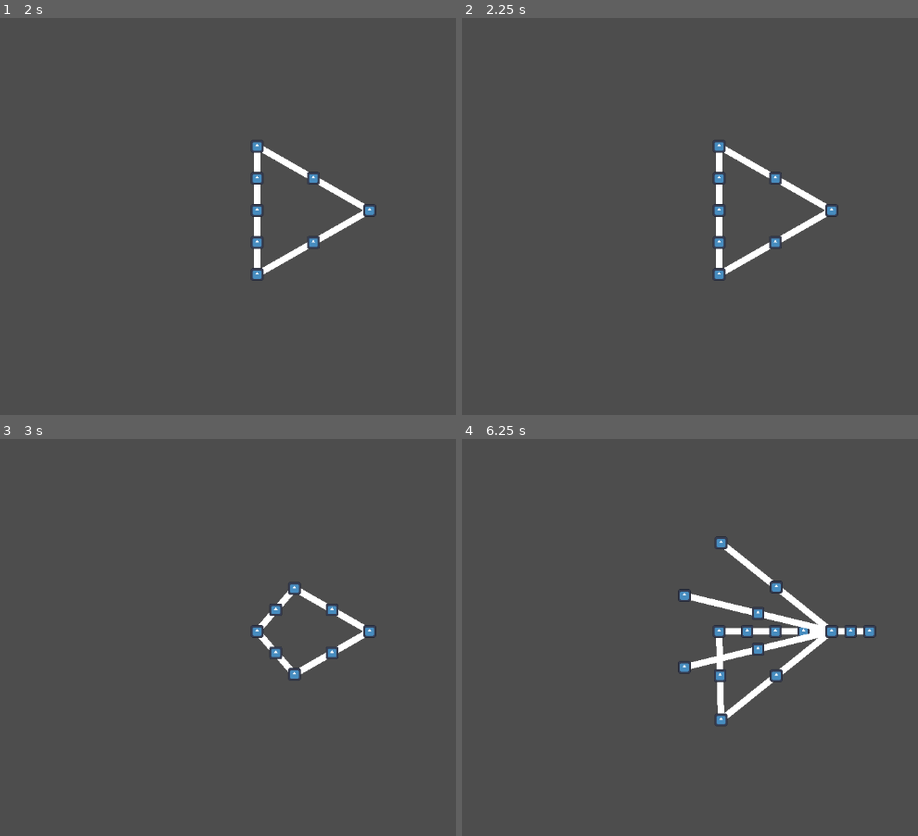
Above: before the commit, frames 1-4 (two rows, left to right).
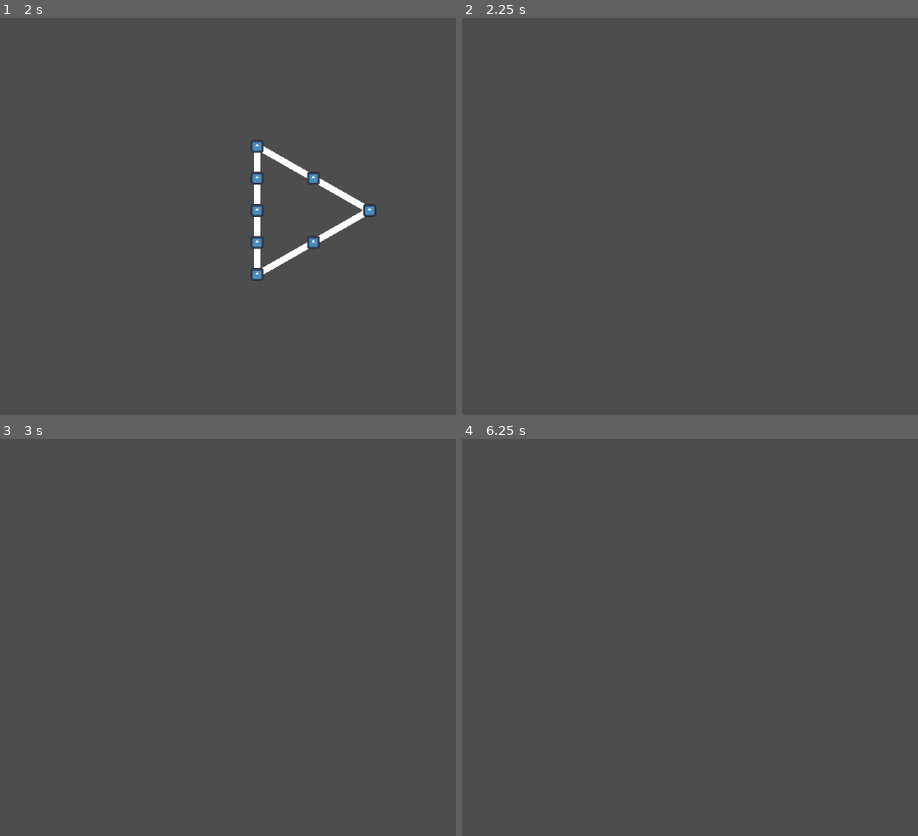
Above: after the commit, the same moments.

Repository: blondeman/ShipbuildingDesertRPG
Game: Godot game, scene res://scenes/main.tscn
Two runs of this game, one before a commit and one after it. Both use one fixed random seed, a clock stepped at 60 frames per second and the inputs below. The engine's default icon, where the game draws it, is replaced by a stand-in: a white triangle on a blue panel in a dark square.
Inputs (mouse positions are in pixels of both pictures, inside the frame that each line leads up to):
- Up to frame 1 (2 s): tap Enter at 0.5 s; drag from (127, 208) to (369, 208) at 0.52 s; tap Space at 1.25 s; drag from (387, 208) to (255, 276) at 1.27 s
- Up to frame 2 (2.25 s): tap Enter at 2 s; hold Y (test2, bound only after the commit) from 2.03 s (still down); click (717, 276) at 2.17 s
- Up to frame 3 (3 s): right-click (255, 697) at 2.3 s; release Y (test2, bound only after the commit) at 2.75 s; tap Space at 2.75 s; drag from (255, 566) to (369, 629) at 2.77 s
- Up to frame 4 (6.25 s): tap Enter at 3.5 s; drag from (831, 629) to (867, 645) at 3.52 s; tap Space at 4.25 s; drag from (776, 629) to (721, 542) at 4.27 s; move the mouse to (831, 629) at 5.02 s; hold Y (test2, bound only after the commit) 5.03-5.75 s; click (831, 629) at 5.17 s; tap T (test, bound only after the commit) at 5.3 s; drag from (831, 629) to (685, 669) at 5.77 s

Frame 1 is identical in both runs. In frame 2, 1.6% of the frame differs, in the area x 55-83%, y 30-67%; in frame 3, 1.2%; in frame 4, 3.3%, in the area x 47-91%, y 24-73%.
Error after the commit: Attempt to call function 'get_as_text' in base 'null instance' on a null instance. (res://scripts/test/ShipBuilder.gd:244)

Commit message:
saving and loading
implemented saving and loading of builds. stopped a bug from happening involving overlapping opposite nodes but did not fix.

Diff:
--- a/ShipbuildingDesertRPG/project.godot
+++ b/ShipbuildingDesertRPG/project.godot
@@ -31,3 +31,13 @@
 "events": [Object(InputEventMouseButton,"resource_local_to_scene":false,"resource_name":"","device":-1,"window_id":0,"a …(236 unchanged characters)…
 ]
 }
+test={
+"deadzone": 0.5,
+"events": [Object(InputEventKey,"resource_local_to_scene":false,"resource_name":"","device":-1,"window_id":0,"alt_pressed":false,"shift_pressed":false,"ctrl_pressed":false,"meta_pressed":false,"pressed":false,"keycode":0,"physical_keycode":84,"key_label":0,"unicode":116,"echo":false,"script":null)
+]
+}
+test2={
+"deadzone": 0.5,
+"events": [Object(InputEventKey,"resource_local_to_scene":false,"resource_name":"","device":-1,"window_id":0,"alt_pressed":false,"shift_pressed":false,"ctrl_pressed":false,"meta_pressed":false,"pressed":false,"keycode":0,"physical_keycode":89,"key_label":0,"unicode":121,"echo":false,"script":null)
+]
+}
--- a/ShipbuildingDesertRPG/scripts/test/ShipBuilder.gd
+++ b/ShipbuildingDesertRPG/scripts/test/ShipBuilder.gd
@@ -9,20 +9,22 @@
 var shipNodes: Array = Array() #[front, end, node1 top, node1 bot, node2 top, node2 bot, ...]
 var shipEdges: Array = Array() #[edgeA, edgeB, ...]
 
+@export var middleWidth: int = 30
+
 func _ready():
-	AddFrontBackNodes()
+	AddFrontBackNodes(200, 600)
 	AddNode(Vector2(400, GetMiddle()+100))
 	AddEdge(shipNodes[0], shipNodes[2])
 	AddEdge(shipNodes[2], shipNodes[1])
 
-func AddFrontBackNodes():
+func AddFrontBackNodes(frontPos: int, backPos: int):
 	var front = shipNodeScene.instantiate()
-	front.position = Vector2(200,GetMiddle())
+	front.position = Vector2(frontPos,GetMiddle())
 	front.shipBuilder = self
 	front.isMiddle = true
 	add_child(front)
 	var back = shipNodeScene.instantiate()
-	back.position = Vector2(600,GetMiddle())
+	back.position = Vector2(backPos,GetMiddle())
 	back.shipBuilder = self
 	back.isMiddle = true
 	add_child(back)
@@ -31,6 +33,10 @@
 func _input(event):
 	if event.is_action_released("ship_drag") && selectedNode != null:
 		ReleaseNode()
+	if event.is_action_pressed("test"):
+		SaveBuild()
+	if event.is_action_pressed("test2"):
+		LoadBuild()
 
 func _process(delta):
 	if selectedNode != null:
@@ -38,10 +44,11 @@
 			selectedNode.position = ClampNodeMiddle(get_global_mouse_position())
 			UpdateNodeEdgesSimple(selectedNode)
 		else:
-			selectedNode.position = ClampNode(get_global_mouse_position())
-			GetOppositeNode(selectedNode).position = GetOppositePoint(ClampNode(get_global_mouse_position()))
+			var oppositeNode = GetOppositeNode(selectedNode)
+			selectedNode.position = ClampNodeSide(selectedNode, get_global_mouse_position())
+			oppositeNode.position = ClampNodeSide(oppositeNode, GetOppositePoint(get_global_mouse_position()))
 			UpdateNodeEdgesSimple(selectedNode)
-			UpdateNodeEdgesSimple(GetOppositeNode(selectedNode))
+			UpdateNodeEdgesSimple(oppositeNode)
 
 #EDGE FUNCTIONS
 
@@ -107,6 +114,8 @@
 	var nodeB = null
 	var edgeB = null
 
+	var oldEdge = null
+
 	for edge in shipEdges:
 		if edge.nodeB == node:
 			edgeA = edge
@@ -114,7 +123,7 @@
 		if edge.nodeA == node:
 			nodeA = edge.nodeB
 			nodeB = GetOppositeEdge(edge).nodeB
-			DeleteEdge(edge)
+			oldEdge = edge
 
 	edgeA.nodeB = nodeA
 	edgeB.nodeB = nodeB
@@ -127,6 +136,8 @@
 
 	edgeA.UpdateCollision()
 	edgeB.UpdateCollision()
+
+	DeleteEdge(oldEdge)
 
 func ReleaseNode():
 	if(selectedNode.isMiddle):
@@ -167,12 +178,22 @@
 	var h = $CollisionShape2D.shape.size.y/2
 	return Vector2(clamp(pos.x, x - w, x + w), clamp(pos.y, y - h, y + h))
 
+func ClampNodeSide(node: ShipNode, pos: Vector2) -> Vector2:
+	var x = $CollisionShape2D.position.x
+	var y = $CollisionShape2D.position.y
+	var w = $CollisionShape2D.shape.size.x/2
+	var h = $CollisionShape2D.shape.size.y/2
+
+	if IsNodeTop(node):
+		return Vector2(clamp(pos.x, x - w, x + w), clamp(pos.y, y + middleWidth, y + h))
+	else:
+		return Vector2(clamp(pos.x, x - w, x + w), clamp(pos.y, y - h, y - middleWidth))
+
 func ClampNodeMiddle(pos: Vector2) -> Vector2:
 	var x = $CollisionShape2D.position.x
 	var y = $CollisionShape2D.position.y
 	var w = $CollisionShape2D.shape.size.x/2
-	var h = 0
-	return Vector2(clamp(pos.x, x - w, x + w), clamp(pos.y, y - h, y + h))
+	return Vector2(clamp(pos.x, x - w, x + w), y)
 
 func GetMiddle() -> int:
 	return $CollisionShape2D.position.y
@@ -187,3 +208,60 @@
 		return shipNodes[pos+1]
 	else:
 		return shipNodes[pos-1]
+
+func IsNodeTop(node: ShipNode) -> bool:
+	return shipNodes.find(node)%2==0
+
+func IsEdgeTop(edge: ShipEdge) -> bool:
+	if !edge.nodeA.isMiddle:
+		return IsNodeTop(edge.nodeA)
+	else:
+		return IsNodeTop(edge.nodeB)
+
+func SaveBuild():
+	var nodes = []
+	var edges = []
+
+	for node in shipNodes:
+		if(IsNodeTop(node) || node.isMiddle):
+			nodes.append(node.position.x)
+			nodes.append(node.position.y)
+	for edge in shipEdges:
+		if(IsEdgeTop(edge)):
+			edges.append(shipNodes.find(edge.nodeA))
+			edges.append(shipNodes.find(edge.nodeB))
+
+	var json = {
+		"nodes":nodes,
+		"edges":edges
+		}
+	var file = FileAccess.open("user://ship_1.dat", FileAccess.WRITE)
+	file.store_string(JSON.stringify(json))
+
+func LoadBuild():
+	ClearBuild()
+	var file = FileAccess.open("user://ship_1.dat", FileAccess.READ)
+	var json = JSON.parse_string(file.get_as_text())
+
+	var nodes = json.nodes
+	var edges = json.edges
+
+	AddFrontBackNodes(nodes[0], nodes[2])
+
+	for i in range(2, nodes.size()/2):
+		var x = nodes[i*2]
+		var y = nodes[i*2+1]
+		AddNode(Vector2(x,y))
+
+	for i in range(0, edges.size()/2):
+		var nodeA = shipNodes[edges[i*2]]
+		var nodeB = shipNodes[edges[i*2+1]]
+		AddEdge(nodeA, nodeB)
+
+func ClearBuild():
+	for edge in shipEdges:
+		edge.queue_free()
+	shipEdges.clear()
+	for node in shipNodes:
+		node.queue_free()
+	shipNodes.clear()
Not shown, changed: ShipbuildingDesertRPG/notes.txt
